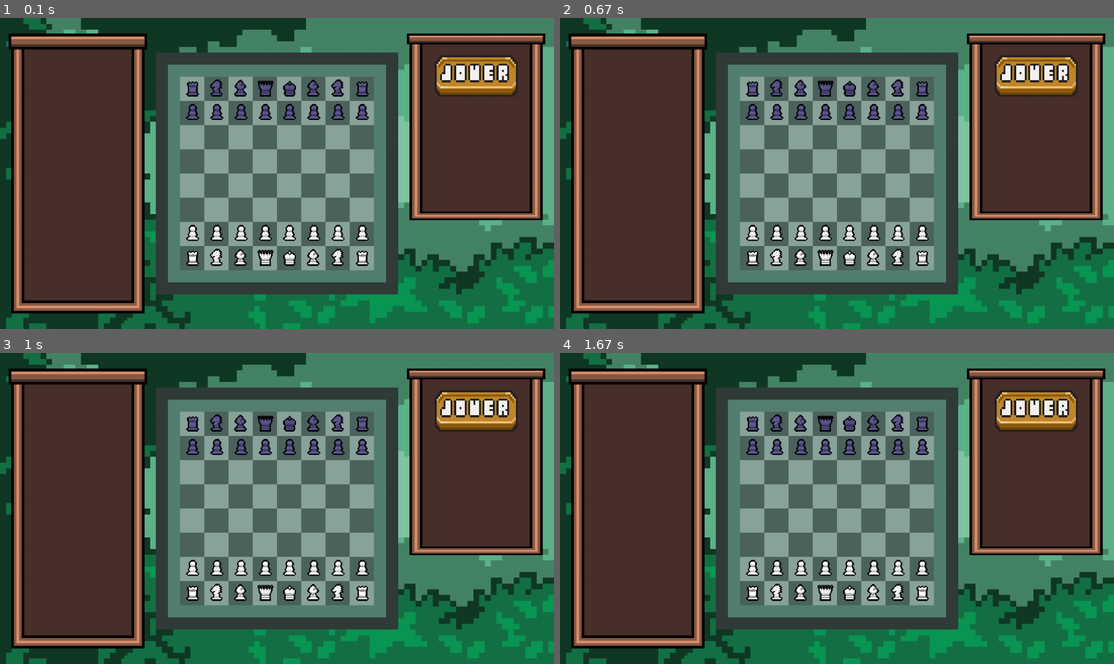
Above: before the commit, frames 1-4 (two rows, left to right).
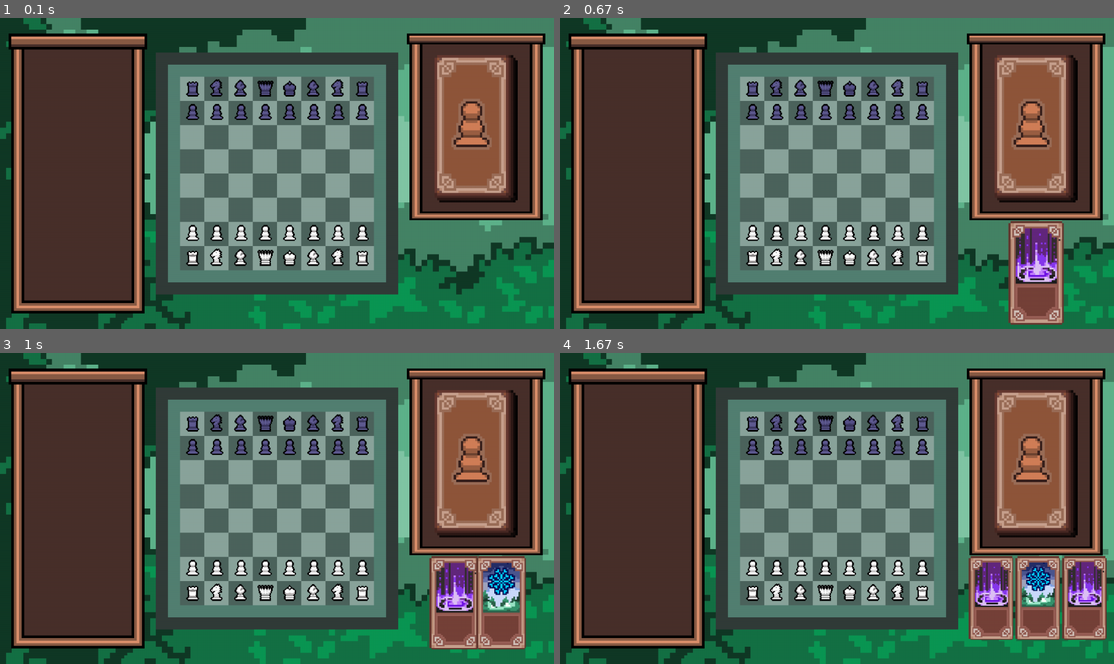
Above: after the commit, the same moments.

Repository: CorentinFinou/Projet-NSI-Chess
Game: pygame game, started from sources/programmes/app.py
Same seed, same stepped clock (60 frames per second), same inputs: the game is played once before the commit and once after it.
Inputs (mouse positions are in pixels of both pictures, inside the frame that each line leads up to):
- Up to frame 1 (0.1 s): no input
- Up to frame 2 (0.67 s): press the mouse at (1036, 129) at 0.37 s; move the mouse to (942, 198) at 0.47 s; release the mouse at (853, 263) at 0.6 s
- Up to frame 3 (1 s): press the mouse at (476, 464) at 0.7 s; move the mouse to (404, 524) at 0.8 s; release the mouse at (326, 586) at 0.93 s
- Up to frame 4 (1.67 s): press the mouse at (1036, 464) at 1.03 s; move the mouse to (848, 505) at 1.13 s; release the mouse at (659, 545) at 1.27 s; click (792, 589) at 1.38 s

The runs differ from the first frame. In frame 1, 6.6% of the frame differs, in the area x 78-94%, y 11-60%; in frame 2, 10%; in frame 3, 12%; in frame 4, 13%, in the area x 73-99%, y 11-93%.

Commit message:
bouton carte pile retournée

Diff:
--- a/sources/programmes/consts.py
+++ b/sources/programmes/consts.py
@@ -24,7 +24,7 @@
 #items/cards
 imageCarteGel = pygame.image.load("../img/items/cards/gel_carte.png").convert_alpha()
 imageCarteInvocation = pygame.image.load("../img/items/cards/invocation_carte.png").convert_alpha()
-
+imagePileCartes = pygame.image.load("../img/items/cards/carte_pile.png").convert_alpha()
 #items/buttons
 bouton_jouer_img = pygame.image.load('../img/items/buttons/bouton_jouer.png').convert_alpha()
 bouton_quitter_img = pygame.image.load('../img/items/buttons/bouton_quitter.png').convert_alpha()
--- a/sources/programmes/jeu.py
+++ b/sources/programmes/jeu.py
@@ -6,7 +6,7 @@
     imageShop = pygame.transform.scale(consts.imageShop, (fenetrePrincipale.get_size()[0]/4, fenetrePrincipale.get_size()[1]*0.60))
     imageShopGauche = pygame.transform.scale(consts.imageShop, (fenetrePrincipale.get_size()[0]/4, fenetrePrincipale.get_size()[1]*0.90))
     imagePlateau = pygame.transform.scale(consts.imagePlateau, (fenetrePrincipale.get_size()[0]-imageShop.get_size()[0]*2-80,fenetrePrincipale.get_size()[0]-imageShop.get_size()[0]*2-80))
-    imageBoutonCartes = pygame.transform.scale(consts.bouton_jouer_img,(imageShop.get_width()*0.6,imageShop.get_width()*0.3))
+    imageBoutonCartes = pygame.transform.scale(consts.imagePileCartes,(imageShop.get_width()*0.9/1.5,imageShop.get_width()*1.6/1.5))
 
     imgsPiecesB = [consts.imagePionB,consts.imageTourB,consts.imageFouB,consts.imageCavalierB,consts.imageReineB,consts.imageRoiB]
     imgsPiecesN = [consts.imagePionN,consts.imageTourN,consts.imageFouN,consts.imageCavalierN,consts.imageReineN,consts.imageRoiN]
Binary file added: sources/img/items/cards/carte_pile.png
Binary file added: sources/img/items/cards/carte_seul.png
